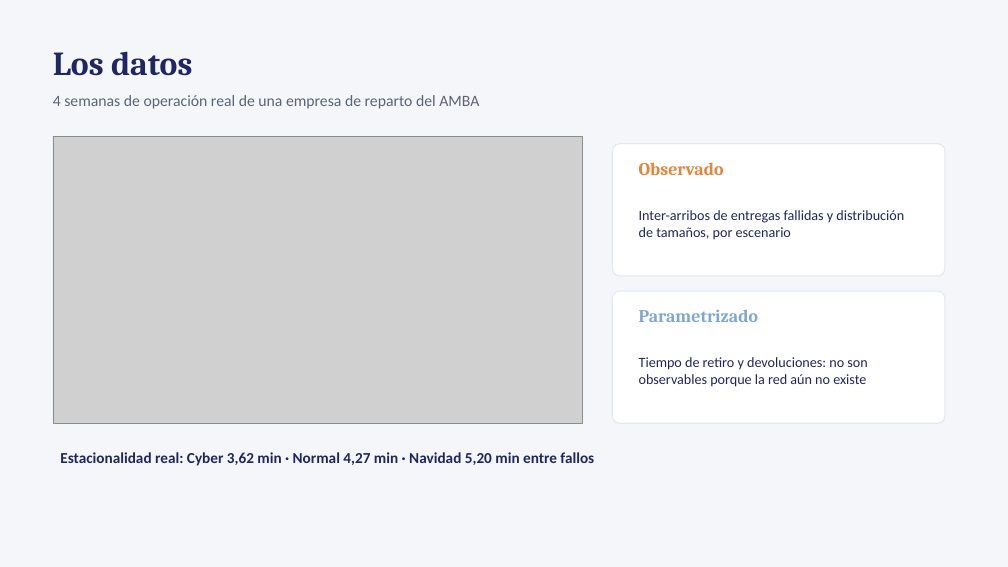
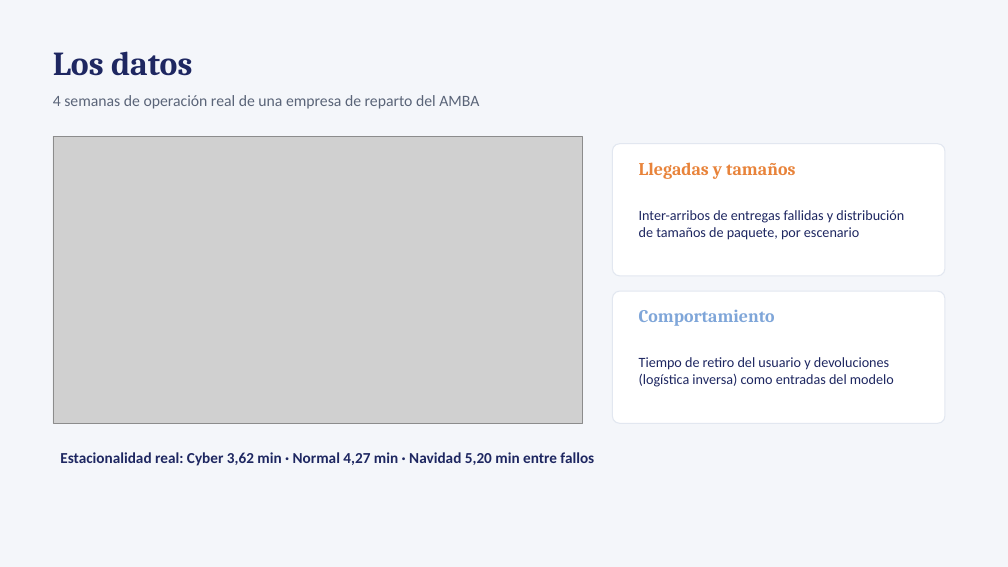
Before and after one commit to FacuArakaki/TP12-Simulacion, a slide deck: slide 5 of SLIDES_TP12.pptx (slide 4 before the commit). Drawn at 1008x567 pixels with LibreOffice and Linux fonts; fonts in the diff are those of the drawing; grey boxes stand for pictures. Boxes give left, top, right and bottom in pixels: in the first picture for what was removed or moved away, otherwise in the second. Text is boxed around its words. In the diff, an @@ line names an element or a change of style, - is before the commit and + after.

```diff
--- a/SLIDES_TP12.pptx
+++ b/SLIDES_TP12.pptx
@@ text at (639, 162, 795, 179): text changed @@
-Observado
+Llegadas y tamaños
@@ text at (639, 210, 904, 240): text changed @@
-Inter-arribos de entregas fallidas y distribución de tamaños, por escenario
+Inter-arribos de entregas fallidas y distribución de tamaños de paquete, por escenario
@@ text at (639, 310, 775, 326): text changed @@
-Parametrizado
+Comportamiento
@@ text at (639, 357, 894, 387): text changed @@
-Tiempo de retiro y devoluciones: no son observables porque la red aún no existe
+Tiempo de retiro del usuario y devoluciones (logística inversa) como entradas del modelo
```
Also in this commit, not shown: 2 other slides changed, 1 slide added, 36 other files.
